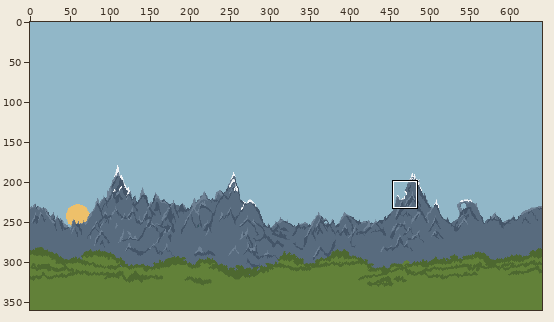
Two versions of one pixel-art file, Assets/Background/Backgrounds.ase. Above, an overview of the earlier version with the close-up marked.
Close-up. Before:
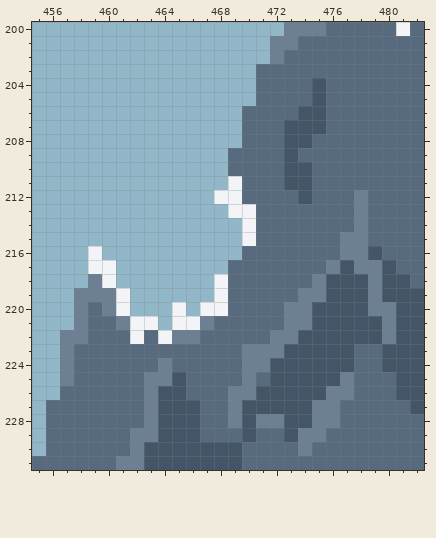
640x360 pixels, 1 frame. Shown: x 455..482, y 200..231.
After the commit:
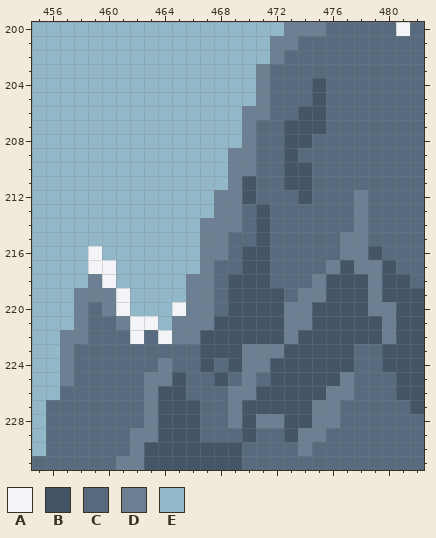
Palette (. is transparent): A #f2f4f7  B #445568  C #586b7e  D #6d8093  E #91b7c8
Changes in this commit:
Changed rows in their new state; - is an unchanged pixel.
Layer "PlainsBgFar":
first column x 465:
203 ------D-
204 ------D-
205 ------D-
206 -----DD-
207 -----D--
208 -----D--
209 ----DD--
210 ----DD--
211 ----DB--
212 ---DDB--
213 ---DDCB-
214 --DDDCB-
215 --DDCCB-
216 --DDCBB-
217 --DC-BB-
218 -DDCBBB-
219 -DDCBBBB
220 -DDCBBBB
221 DD-BBBBB
222 --BBBBBB
223 --BBB---
224 --B-B---
225 ---B----
Boxes around the changes in both close-ups, in picture pixels (x1, y1, x2, y2):
changed: (172, 64, 284, 386)
